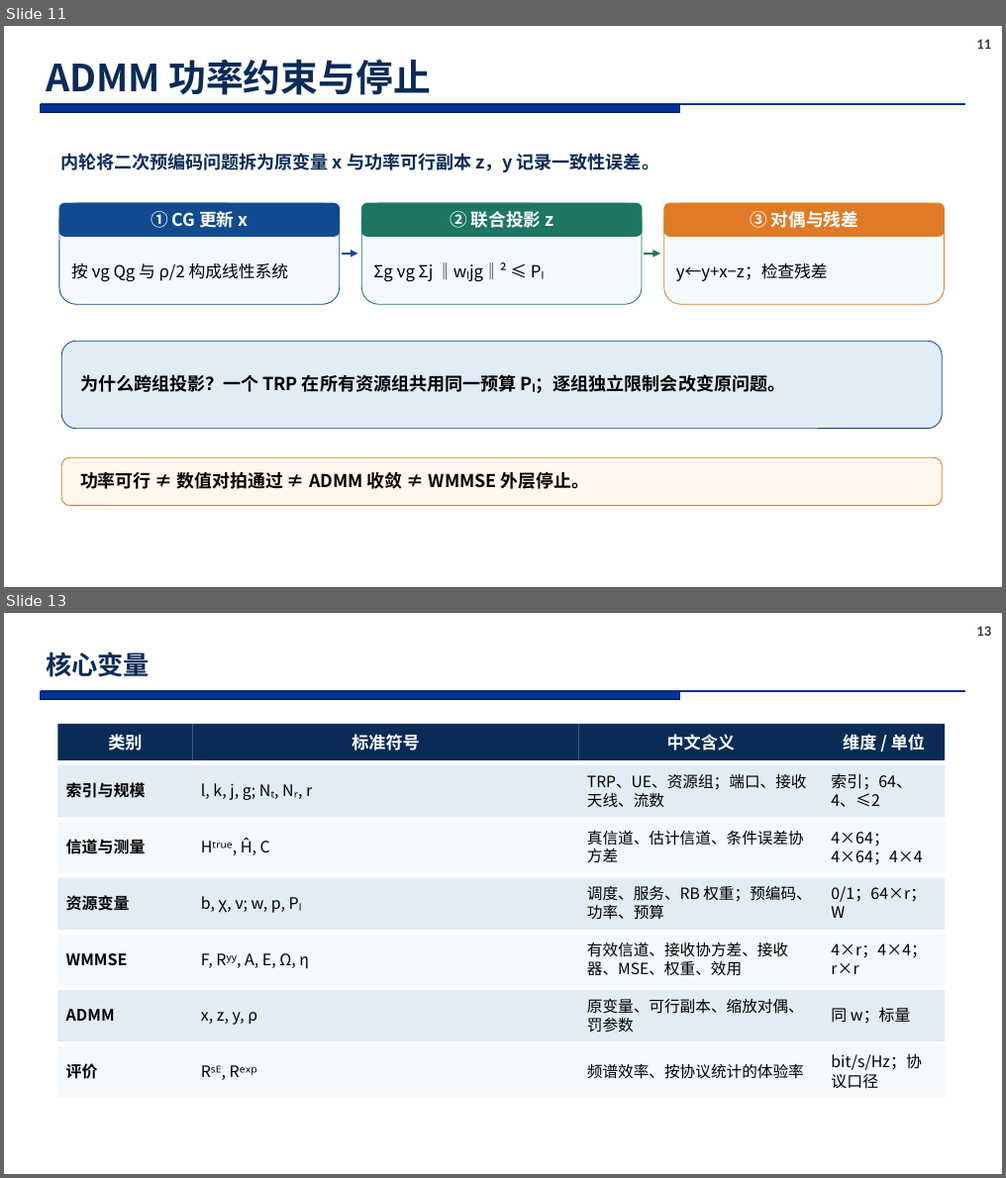
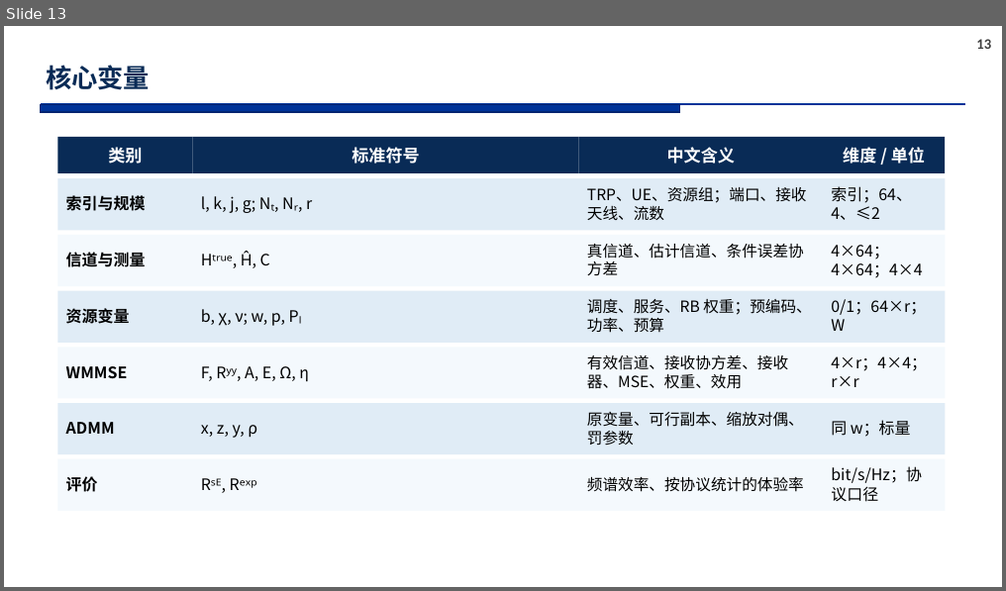
Before and after one commit to soysoybean0924-hash/CF-MultiTRP-Optimization, a slide deck: docs/research_ppt_20261020/CHASI_研究汇报_研究计划表达_20261020.pptx. Shown one above the other, each under a label of ours: slides 11 and 13 before the commit, slide 13 after it; the slides between them are not shown. The pictures are 1006x1178 and 1006x591 pixels, drawn with LibreOffice and Linux fonts; fonts in the diff are those of the drawing; background and template pictures are left out. Boxes give left, top, right and bottom in pixels: in the first picture for what was removed or moved away, otherwise in the second. Text is boxed around its words. In the diff, an @@ line names an element or a change of style, - is before the commit and + after.

Commit message:
Refine ADMM slide and merge error modeling slides

```diff
--- a/docs/research_ppt_20261020/CHASI_研究汇报_研究计划表达_20261020.pptx
+++ b/docs/research_ppt_20261020/CHASI_研究汇报_研究计划表达_20261020.pptx
@@ slide 11 removed at [4,26,1002,587], background #FFFFFF; not listed: 3 template elements that a slide beside it also shows @@
@@ title removed at [46,59,431,95] @@
-ADMM 功率约束与停止
@@ text removed at [60,153,659,173] @@
-内轮将二次预编码问题拆为原变量 x 与功率可行副本 z，y 记录一致性误差。
@@ rounded rectangle removed at [59,203,340,304] @@
@@ rounded rectangle removed at [59,203,340,236] @@
@@ rounded rectangle removed at [361,203,642,304] @@
@@ rounded rectangle removed at [361,203,642,236] @@
@@ rounded rectangle removed at [664,203,944,304] @@
@@ rounded rectangle removed at [664,203,944,236] @@
@@ text removed at [151,211,249,228] @@
-① CG 更新 x
@@ text removed at [450,211,553,228] @@
-② 联合投影 z
@@ text removed at [749,211,858,228] @@
-③ 对偶与残差
@@ arrow removed from (342, 254) to (358, 254) @@
@@ text removed at [373,263,785,393] @@
-Σg νg Σj ‖wₗjg‖² ≤ Pₗ
@@ arrow removed from (645, 254) to (660, 254) @@
@@ text removed at [71,264,288,282] @@
-按 νg Qg 与 ρ/2 构成线性系统
@@ text removed at [676,264,828,281] @@
-y←y+x−z；检查残差
@@ rounded rectangle removed at [61,341,943,429] @@
@@ text removed at [80,374,785,393] @@
-为什么跨组投影？一个 TRP 在所有资源组共用同一预算 Pₗ；逐组独立限制会改变原问题。
@@ rounded rectangle removed at [61,458,943,506] @@
@@ text removed at [80,472,589,489] @@
-功率可行 ≠ 数值对拍通过 ≠ ADMM 收敛 ≠ WMMSE 外层停止。
```
Also in this commit, not shown: 1 slide changed, 1 slide added, 1 other slide removed.
